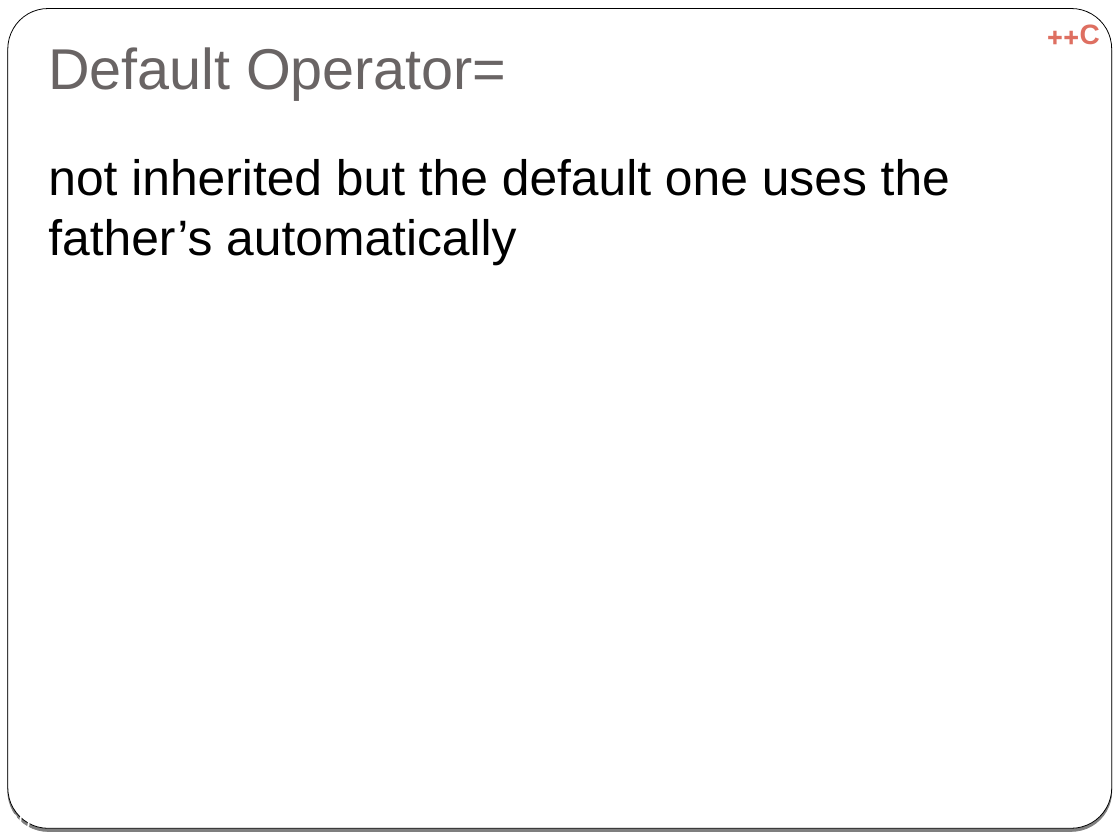
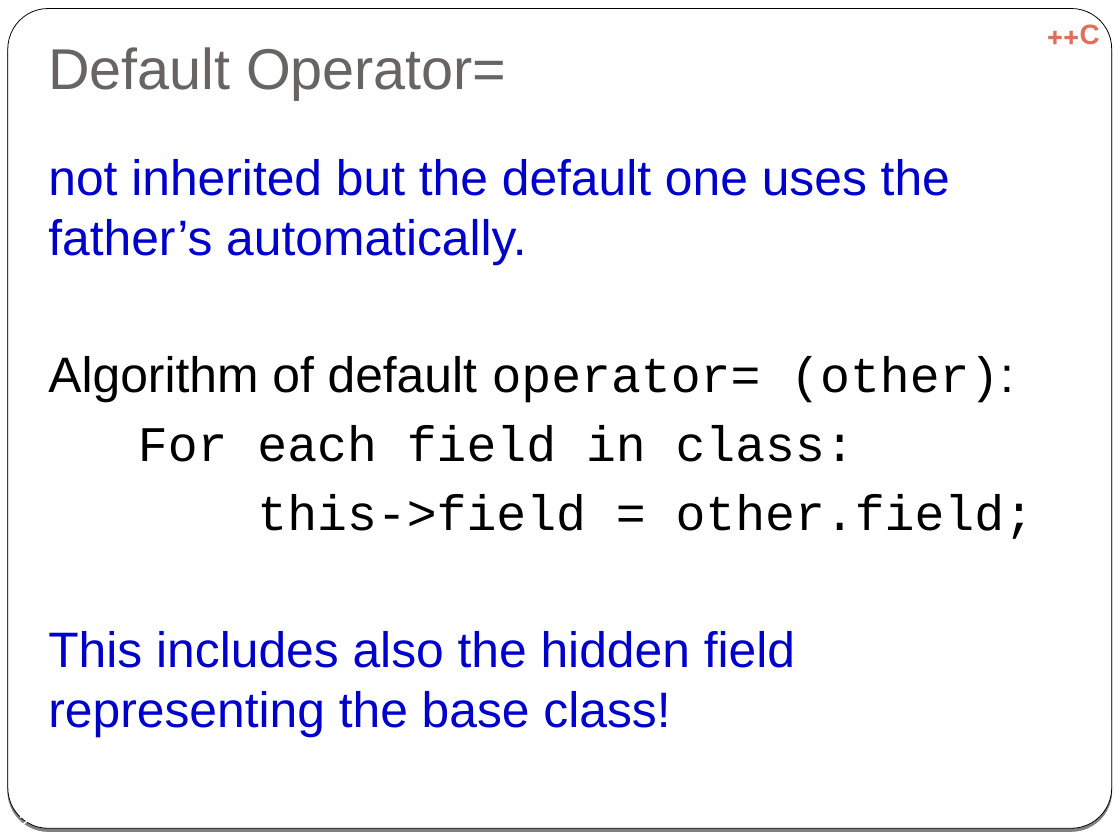
Before and after one commit to cpp-at-ariel/cpp-5778, a slide deck: slide 12 of week06-inheritance/slides-inheritance.odp (slide 30 before the commit). Drawn at 1120x840 pixels with LibreOffice and Linux fonts; fonts in the diff are those of the drawing. Boxes give left, top, right and bottom in pixels: in the first picture for what was removed or moved away, otherwise in the second. Text is boxed around its words. In the diff, an @@ line names an element or a change of style, - is before the commit and + after.

Commit message:
week 7 updates after class

```diff
--- a/week06-inheritance/slides-inheritance.odp
+++ b/week06-inheritance/slides-inheritance.odp
@@ text at (x1=48, y1=159, x2=1034, y2=738): text changed; text colour #000000 to #0000CC @@
-not inherited but the default one uses the father’s automatically
+not inherited but the default one uses the father’s automatically.
+Algorithm of default operator= (other):
+For each field in class:
+this->field = other.field;
+This includes also the hidden field representing the base class!
@@ page number at (x1=6, y1=812, x2=30, y2=827): text changed @@
-30
+12
```
Also in this commit, not shown: 3 other slides changed, 1 slide added, 6 other files.
